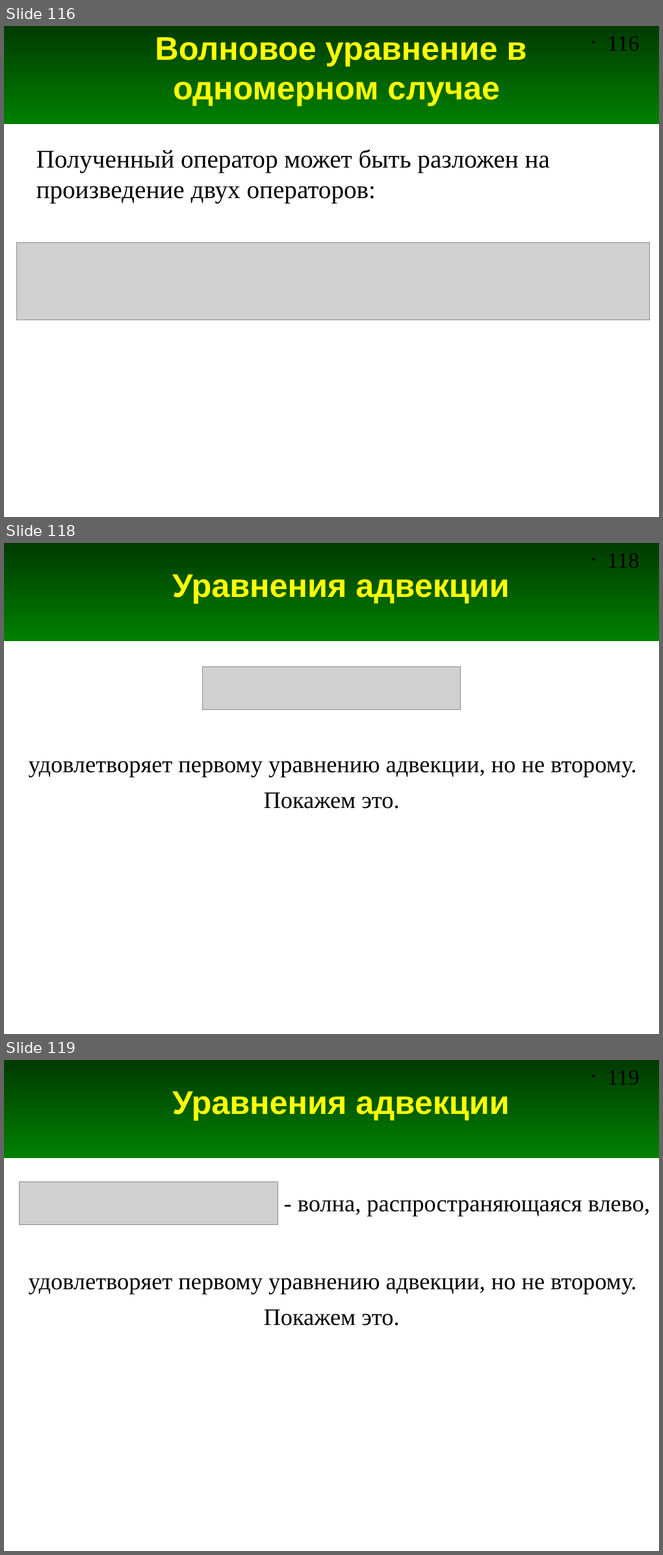
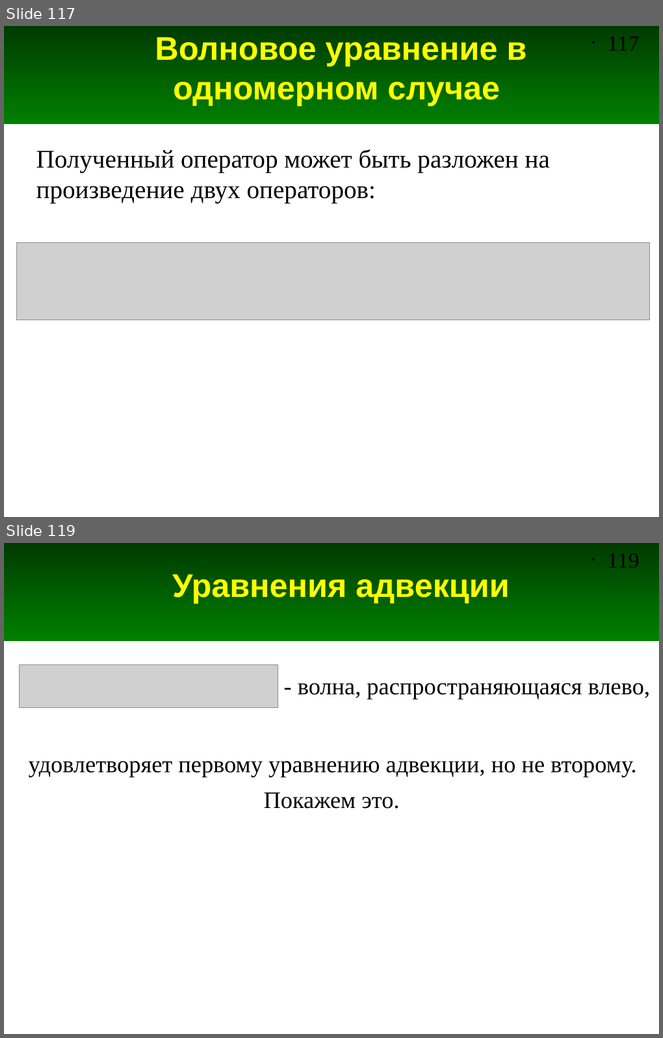
Before and after one commit to andris0147sv/modelling, a slide deck: presentations/2. FDTD.odp. Shown one above the other, each under a label of ours: slides 116, 118 and 119 before the commit, slides 117 and 119 after it; the slides between them are not shown. The pictures are 663x1555 and 663x1038 pixels, drawn with LibreOffice and Linux fonts; fonts in the diff are those of the drawing; grey boxes stand for pictures. Boxes give left, top, right and bottom in pixels: in the first picture for what was removed or moved away, otherwise in the second. Text is boxed around its words. In the diff, an @@ line names an element or a change of style, - is before the commit and + after.

```diff
--- a/presentations/2. FDTD.odp
+++ b/presentations/2. FDTD.odp
@@ slide 118 removed at [4, 543, 659, 1034], background #FFFFFF; not listed: 2 template elements that a slide beside it also shows @@
@@ title removed at [172, 574, 509, 603] @@
-Уравнения адвекции
@@ picture removed at [202, 667, 462, 710] @@
@@ text removed at [29, 761, 636, 777] @@
-удовлетворяет первому уравнению адвекции, но не второму.
@@ text removed at [264, 793, 399, 809] @@
-Покажем это.
@@ what was slide 116 is now slide 117 @@
@@ page number at [607, 36, 639, 51]: text changed @@
-• 116
+• 117
```
Also in this commit, not shown: 9 slides changed, 4 slides added, 2 other slides removed, 8 other files.
